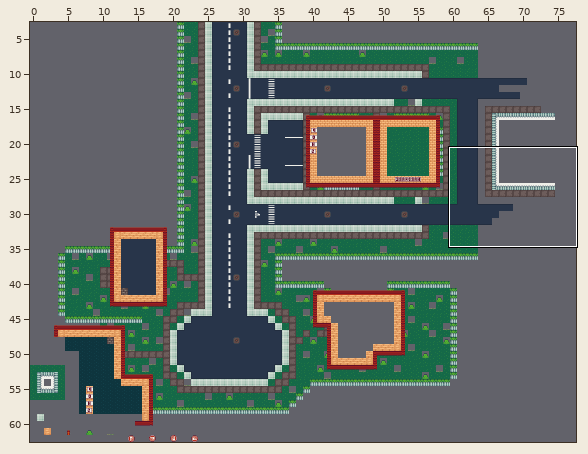
Two versions of a level (Tiled map, android/assets/maps/world1.tmx). The first picture is a wide view before the edit; the outline marks the close-up.
Close-up. The starting point:
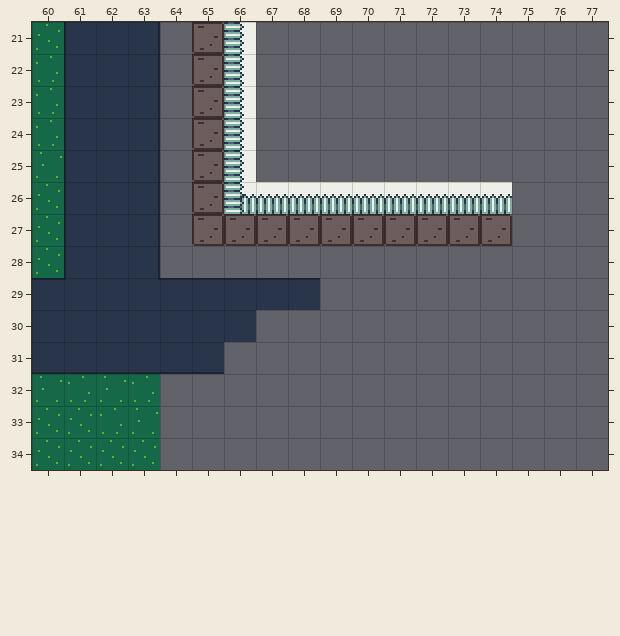
Cells are 16x16 px. Shown: x 60..77, y 21..34. The commit also changed other parts of the map, which this record leaves out. Tiles whose own drawing changed are shown in their newer look in all pictures.
After the commit:
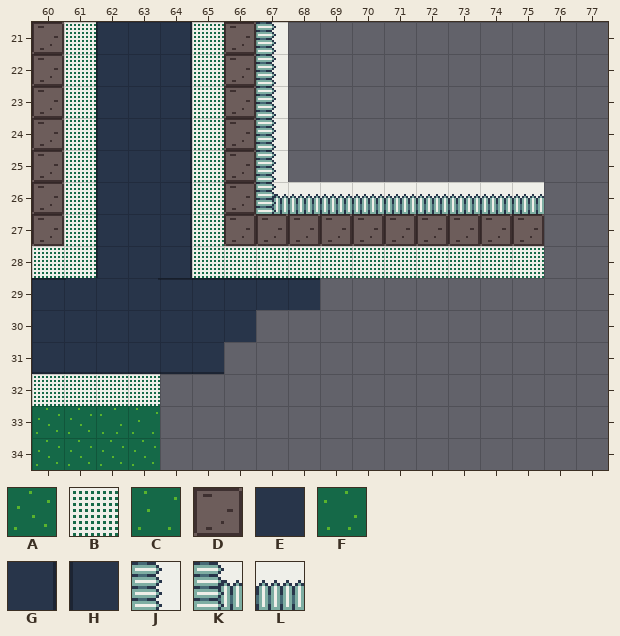
Key: from "Tiles": A 5, B 10, C 14, D 18, E 19, F 23, G 59, H 61, J 90, K 99, L 100.
_ is an empty cell, # one hidden under a higher layer, . an unchanged one.
What changed:
--- layer "Floor"
@@ x 60..75 @@
-21 AHEG_DJ_........
-22 FHEG_DJ_........
-23 FHEG_DJ_........
-24 FHEG_DJ_........
-25 CHEG_DJ_........
-26 AHEG_DKL......._
-27 AHEG_D........._
-28 AHEG_...........
+21 D#HEG#DJ........
+22 D#HEG#DJ........
+23 D#HEG#DJ........
+24 D#HEG#DJ........
+25 D#HEG#DJ........
+26 D#HEG#DK.......L
+27 D#HEG#.........D
+28 ##HEG...........
--- layer "Ceiling"
@@ x 60..75 @@
-21 ._..._..........
-22 ._..._..........
-23 ._..._..........
-24 ._..._..........
-25 ._..._..........
-26 ._..._..........
-27 ._..._..........
-28 __...___________
+21 .B...B..........
+22 .B...B..........
+23 .B...B..........
+24 .B...B..........
+25 .B...B..........
+26 .B...B..........
+27 .B...B..........
+28 BB...BBBBBBBBBBB
@@ x 60..63 @@
-32 ____
+32 BBBB
Boxes around the changes in both close-ups, in picture pixels (x1, y1, x2, y2):
changed: (32, 22, 544, 278)
added: (32, 374, 160, 406)
